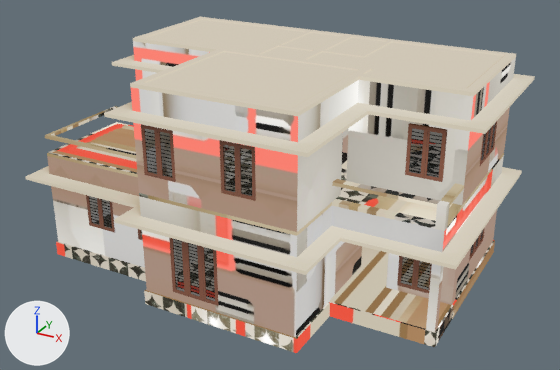
The glTF model models/arch_lij.glb, before and after one commit.
Rendered twice from a 50 mm lens placed at (10.68, -18.65, 12.0), pointed at (0.44, -0.04, 2.69). Arrows for +X, +Y and +Z are at lower left; the lights stay in place. Vertices at the same position are counted once.

The first picture shows 'floor_1ST_baked', 'floor_GND_baked', 'roof_baked', 'walls_1ST_baked', 'walls_GND_baked', 'windows.021_baked', 'windows.039_baked'.
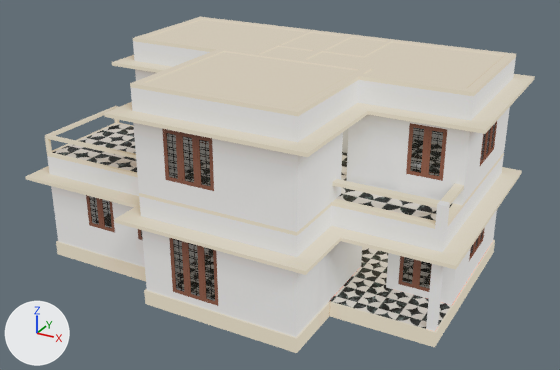
Where the newer file only moved an object's origin or applied its transform, the numbers keep the older frame.

Location of each change, (x1, y1, x2, y2) in pixels of the pictures (560 x 370 px; the box of a moved part takes in the faces that stretch with it):
'windows.039_baked', reshaped, moved: (86, 121, 497, 306) in both
part 1 of me_plane_003, surface changed (beige to grey): (45, 106, 504, 236) in both
part 2 of me_plane_004, cut back: (296, 240, 495, 346) in both
part 3 of me_plane_004, surface changed: (56, 241, 495, 353) in both
part 4 of me_plane_014, rebuilt (not visible afterwards): before (173, 239, 184, 292)
part 5 of me_plane_014, rebuilt (not visible afterwards): before (188, 243, 200, 297)
part 6 of me_plane_014, rebuilt (not visible afterwards): before (204, 247, 215, 301)
part 7 of me_plane_014, rebuilt: before (160, 132, 172, 178); after (166, 133, 178, 179)
part 8 of me_plane_014, deleted: before (89, 128, 442, 290)
part 9 of me_plane_014, built on: after (89, 136, 211, 237)
part 10 of me_plane_014, added: after (402, 127, 443, 289)
part 11 of me_plane_014, recoloured: after (105, 202, 112, 229)
part 12 of me_plane_009, moved or reshaped: (138, 89, 289, 230) in both
part 13 of me_plane_009, surface changed (grey to white): (131, 42, 516, 232) in both
part 14 of me_plane_012, surface changed: (47, 155, 504, 337) in both
part 15 of me_plane_016, deleted (brown): before (86, 121, 497, 306)
part 16 of me_plane_016, added (brown): after (398, 121, 497, 292)
part 17 of me_plane_016, added (brown): after (86, 129, 218, 306)

Edits to the bpy script that builds the scene:
```text
Add mat_windows_baked:
    mat_windows_baked = bpy.data.materials.new('windows_baked')
    # colours: black #000000
    # uses the picture img_windows_bake
Add mat_glass_baked:
    mat_glass_baked = bpy.data.materials.new('glass_baked')
    # colours: black #000000
    # uses the picture img_glass_bake
Change me_plane_003:
    remove me_plane_003.from_pydata(...)  # 415 vertices, 608 faces; spans x -6.04..6.04, y -3.86..3.86, z -0.05..0.62
    add me_plane_003.from_pydata(...)  # 415 vertices, 616 faces; spans x -6.04..6.04, y -3.86..3.86, z -0.05..0.62
    me_plane_003 part 1: 600 kept faces spanning x -6.04..6.04, y -3.86..3.86, z -0.05..0.62 get new texture (UV) coordinates
Change me_plane_004:
    remove me_plane_004.from_pydata(...)  # 306 vertices, 434 faces; spans x -6.09..6.09, y -3.91..3.91, z -0.22..0.22
    add me_plane_004.from_pydata(...)  # 216 vertices, 354 faces; spans x -6.09..6.09, y -3.91..3.91, z -0.22..0.22
    me_plane_004 part 2
    90 vertices are removed from x -6.04..6.09, y -3.86..3.86, z -0.22..0.22
    212 faces are deleted
    63 vertices move within x -6.09..6.09, y -3.91..3.91, z 0.22
    132 new faces join them
    me_plane_004 part 3: 224 kept faces spanning x -6.09..6.09, y -3.91..3.91, z -0.22..0.22 get new texture (UV) coordinates
Change me_plane_009:
    remove me_plane_009.from_pydata(...)  # 744 vertices, 1396 faces; spans x -5.46..5.46, y -3.86..3.86, z -1.51..1.51
    add me_plane_009.from_pydata(...)  # 734 vertices, 1374 faces; spans x -5.46..5.46, y -3.86..3.86, z -1.51..1.51
    me_plane_009 part 12
    21 vertices are removed from x -1.1..1.29, y -3.86..-3.62, z -1.41..1.51
    70 faces are deleted
    4 vertices in x 1.29, y -3.86..-3.62, z -1.41..-0.14 move by (-1.21, 0.0, 0.0)
    4 vertices in x -1.1, y -3.86..-3.62, z -1.41..1.51 move by (-0.32, 0.0, 0.0)
    1 vertex moves from x 1.29, y -3.86, z 0.56 to x 0.08, y -3.86, z 1.51
    6 new vertices lie (0.68, 0.0, 0.0) away from vertices in x -2.1, y -3.86..-3.62, z -0.84..0.56
    5 new vertices lie (-2.11, 0.0, 0.0) away from vertices in x 2.19, y -3.86..-3.62, z -0.84..1.51
    48 new faces join them
    me_plane_009 part 13: 1326 kept faces spanning x -5.46..5.46, y -3.86..3.86, z -1.51..1.51 get new texture (UV) coordinates
Change me_plane_012:
    remove me_plane_012.from_pydata(...)  # 967 vertices, 1840 faces; spans x -6.04..6.04, y -3.86..3.86, z -1.46..1.46
    add me_plane_012.from_pydata(...)  # 967 vertices, 1836 faces; spans x -6.04..6.04, y -3.86..3.86, z -1.46..1.46
    me_plane_012 part 14: 1836 kept faces spanning x -6.04..6.04, y -3.86..3.86, z -1.46..1.46 get new texture (UV) coordinates
Change me_plane_014:
    remove me_plane_014.from_pydata(...)  # 444 vertices, 264 faces; spans x -5.92..4.98, y -5.03..2.67, z -2.32..2.26
    add me_plane_014.from_pydata(...)  # 352 vertices, 176 faces; spans x -5.91..4.97, y -5.02..2.67, z -2.32..2.26
    me_plane_014 part 4: the loose piece of 6 vertices spanning x -1.79..-1.49, y -5.03, z -2.32..-0.67 is rebuilt with 4 vertices and now spans x -1.79..-1.49, y -5.02, z -2.32..-0.67, in mat_glass_baked
    me_plane_014 part 5: the loose piece of 6 vertices spanning x -1.29..-0.99, y -5.03, z -2.32..-0.67 is rebuilt with 4 vertices and now spans x -1.29..-0.99, y -5.02, z -2.32..-0.67, in mat_glass_baked
    me_plane_014 part 6: the loose piece of 6 vertices spanning x -0.79..-0.49, y -5.03, z -2.32..-0.67 is rebuilt with 4 vertices and now spans x -0.79..-0.49, y -5.02, z -2.32..-0.67, in mat_glass_baked
    me_plane_014 part 7: the loose piece of 4 vertices spanning x -1.99..-1.67, y -5.03, z 1.04..2.26 is rebuilt with 4 vertices and now spans x -1.79..-1.49, y -5.02, z 1.04..2.26, in mat_glass_baked
    me_plane_014 part 8: 20 loose pieces with 80 vertices, spanning x -5.59..4.33, y -5.03..-1.71, z -2.32..2.26, are deleted
    me_plane_014 part 9: 6 vertices moved from x -5.11..-2.91, y -4.02, z -1.63..-0.67 to x -5.08..-2.91, y -4.02, z -1.63..-0.67; 8 vertices removed from x -5.11..-0.64, y -5.02..-4.02, z -2.32..-0.67; 42 vertices added at x -5.58..-0.49, y -5.02..-4.02, z -1.63..2.26
    me_plane_014 part 10: 32 vertices added at x 3.53..4.32, y -1.63..-1.62, z -2.32..2.26
    me_plane_014 part 11: 8 faces spanning x -5.91..-2.91, y -4.02..2.34, z -1.88..2.26 switch from mat_windows_021_baked to mat_glass_baked
Change me_plane_016:
    remove me_plane_016.from_pydata(...)  # 7344 vertices, 12068 faces; spans x -5.93..4.99, y -5.04..2.68, z -2.42..2.35
    remove me_plane_016.materials.append(mat_windows_039_baked)
    add me_plane_016.from_pydata(...)  # 6160 vertices, 7312 faces; spans x -5.46..5.46, y -3.86..3.86, z -2.39..2.39
    me_plane_016 part 15: 292 loose pieces with 7312 vertices, spanning x -5.93..4.99, y -5.04..2.68, z -2.42..2.35, are deleted
    me_plane_016 part 16: 3448 vertices added at x -3.73..5.46, y -0.46..3.86, z -2.39..2.39
    me_plane_016 part 17: 1480 vertices added at x -5.22..0.08, y -3.86..-2.78, z -2.39..2.39
    me_plane_016 part 18: the surface is now shaded flat
    add me_plane_016.materials.append(mat_windows_baked)
Change ob_windows_039_baked:
    ob_windows_039_baked.location: (1.05, 1.18, 3.08) -> (0.58, 0.0, 3.05)
```
